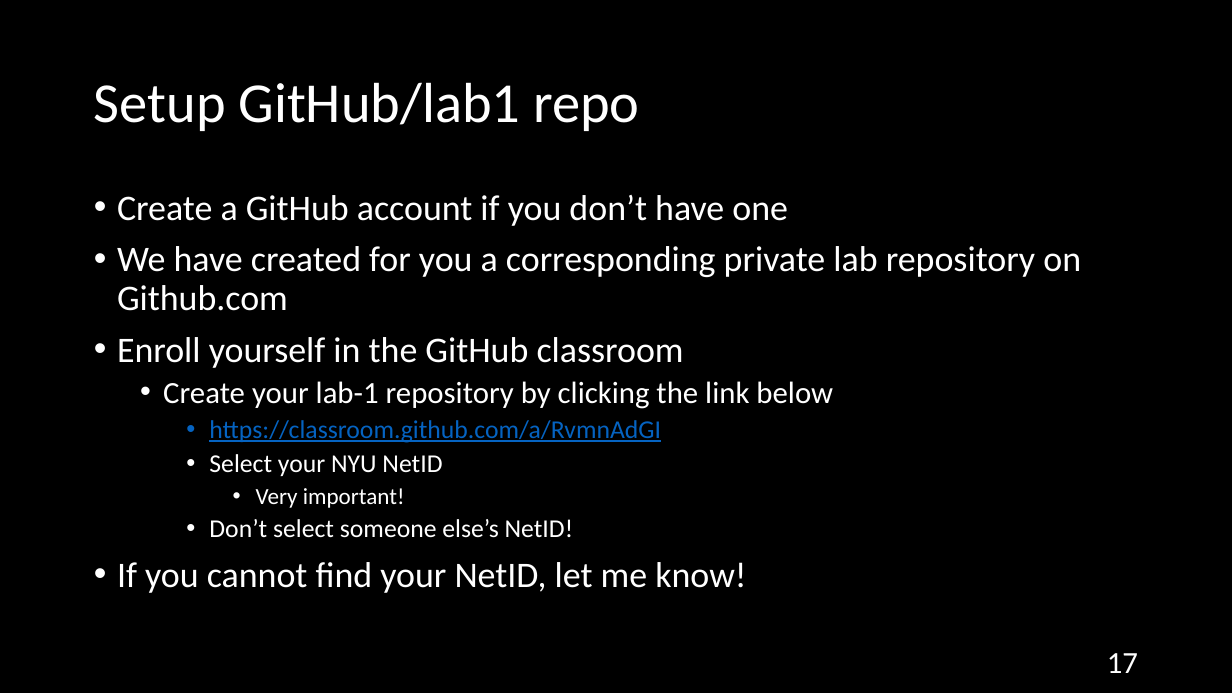
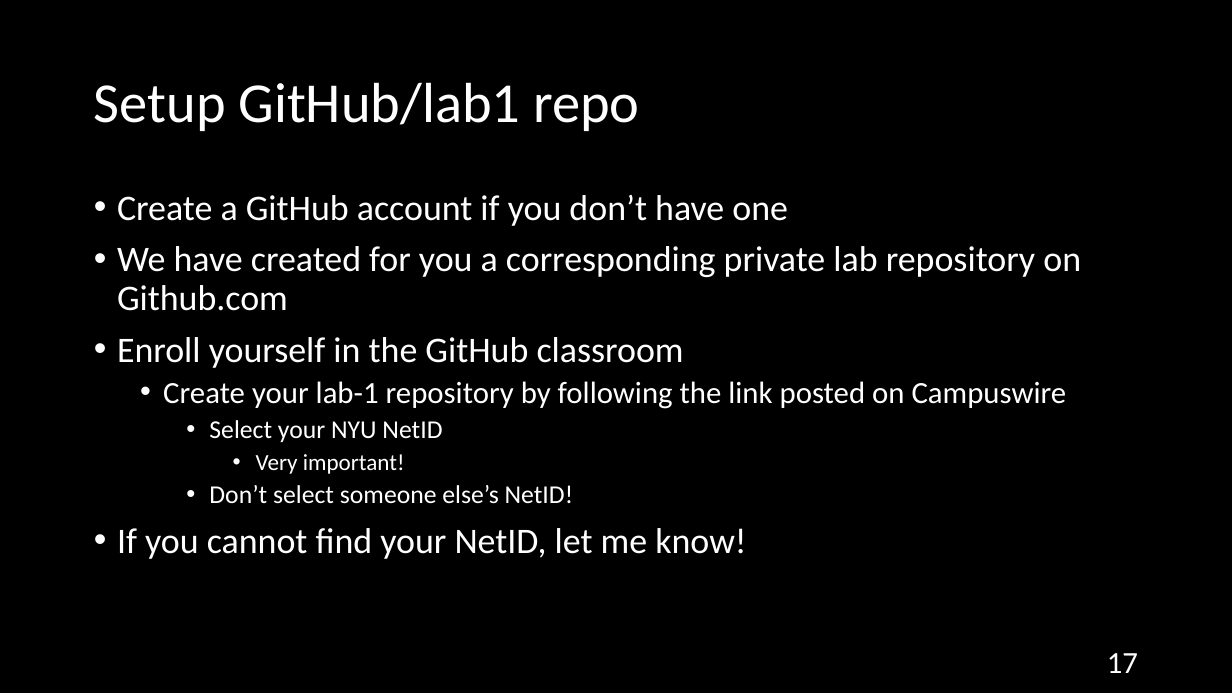
Before and after one commit to NYU-CSO/nyu-cso.github.io, a slide deck: slide 17 of rec-notes/r01.pptx. Drawn at 1232x693 pixels with LibreOffice and Linux fonts; fonts in the diff are those of the drawing. Boxes give left, top, right and bottom in pixels: in the first picture for what was removed or moved away, otherwise in the second. Text is boxed around its words. In the diff, an @@ line names an element or a change of style, - is before the commit and + after.

```diff
--- a/rec-notes/r01.pptx
+++ b/rec-notes/r01.pptx
@@ text at (x1=163, y1=381, x2=1067, y2=409): text changed @@
-  • Create your lab-1 repository by clicking the link below
-    • https://classroom.github.com/a/RvmnAdGI
+  • Create your lab-1 repository by following the link posted on Campuswire
```
Also in this commit, not shown: 9 other slides changed, 3 other files.
